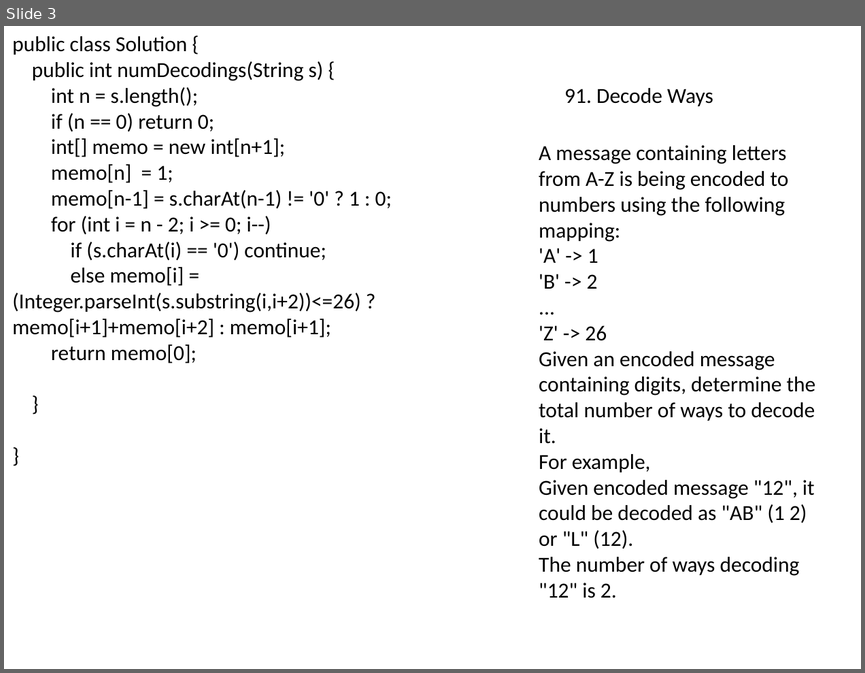
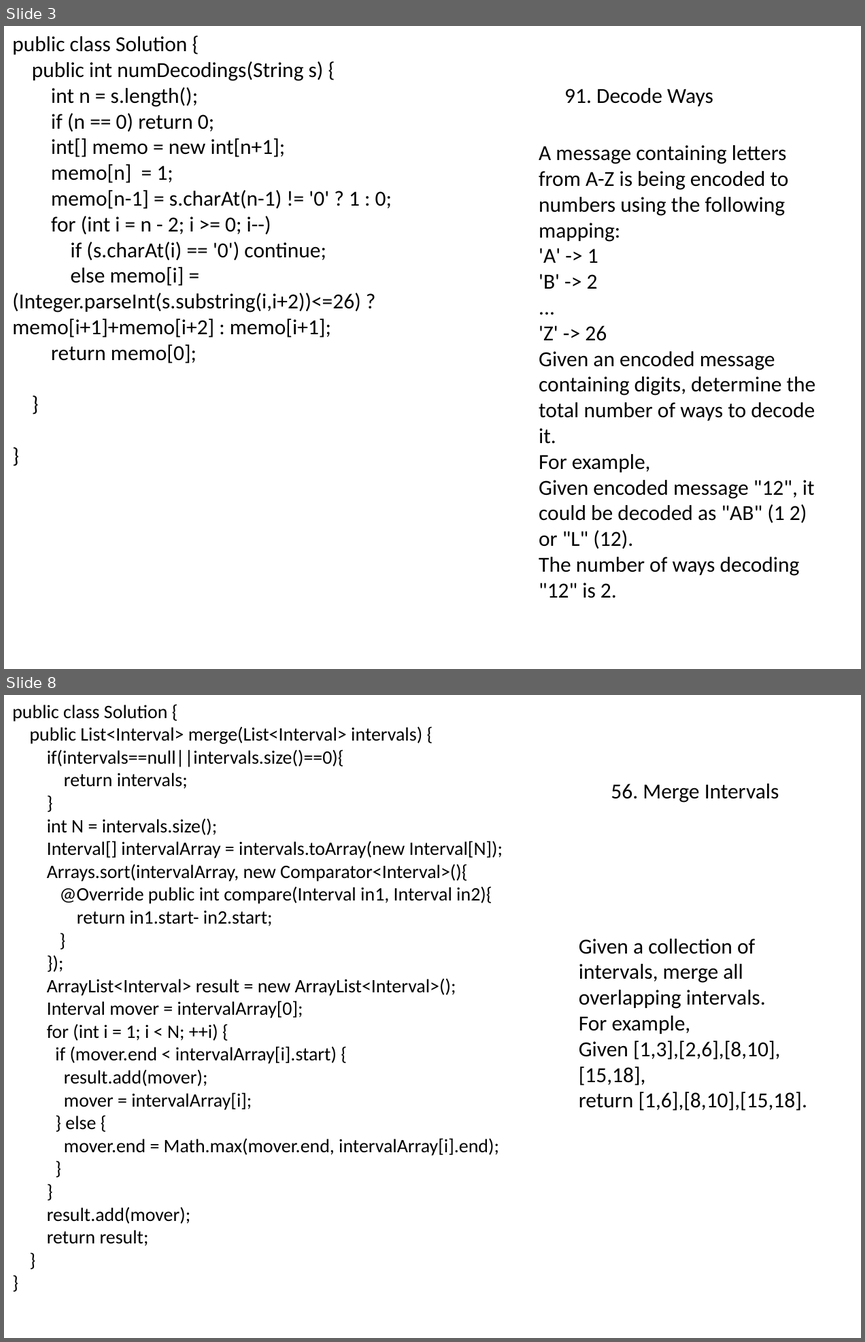
Before and after one commit to songwenxiao/LeetCode-Solutions, a slide deck: Basic/Facebook.pptx. Shown one above the other, each under a label of ours: slide 3 before the commit, slides 3 and 8 after it; the slides between them are not shown. The pictures are 865x673 and 865x1342 pixels, drawn with LibreOffice and Linux fonts; fonts in the diff are those of the drawing. Boxes give left, top, right and bottom in pixels: in the first picture for what was removed or moved away, otherwise in the second. Text is boxed around its words. In the diff, an @@ line names an element or a change of style, - is before the commit and + after.

```diff
--- a/Basic/Facebook.pptx
+++ b/Basic/Facebook.pptx
@@ slide 8 added at (x1=4, y1=695, x2=861, y2=1338), background #FFFFFF @@
@@ text added at (x1=12, y1=705, x2=502, y2=1246), 16 pt, text #000000 @@
+public class Solution {
+public List<Interval> merge(List<Interval> intervals) {
+if(intervals==null||intervals.size()==0){
+return intervals;
+}
+int N = intervals.size();
+Interval[] intervalArray = intervals.toArray(new Interval[N]);
+Arrays.sort(intervalArray, new Comparator<Interval>(){
+@Override public int compare(Interval in1, Interval in2){
+return in1.start- in2.start;
+}
+});
+ArrayList<Interval> result = new ArrayList<Interval>();
+Interval mover = intervalArray[0];
+for (int i = 1; i < N; ++i) {
+if (mover.end < intervalArray[i].start) {
+result.add(mover);
+mover = intervalArray[i];
+} else {
+mover.end = Math.max(mover.end, intervalArray[i].end);
+}
+}
+result.add(mover);
+return result;
+}
+}
@@ text added at (x1=611, y1=783, x2=779, y2=802), 18 pt, text #000000 @@
+56. Merge Intervals
@@ text added at (x1=579, y1=938, x2=807, y2=1110), 18 pt, text #000000 @@
+Given a collection of intervals, merge all overlapping intervals.
+For example,
+Given [1,3],[2,6],[8,10],[15,18],
+return [1,6],[8,10],[15,18].
```
Also in this commit, not shown: 14 other slides added, 4 other files.
